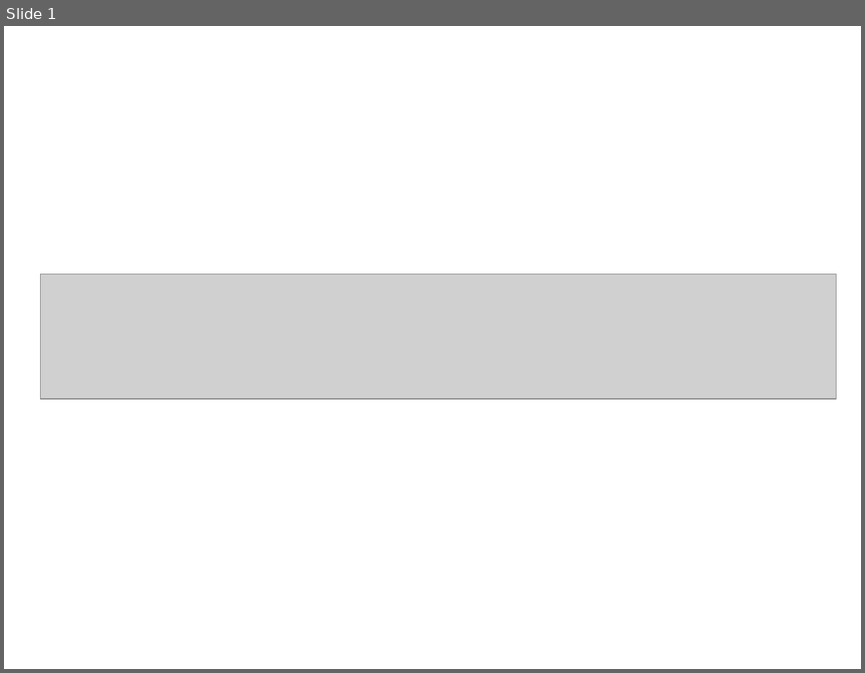
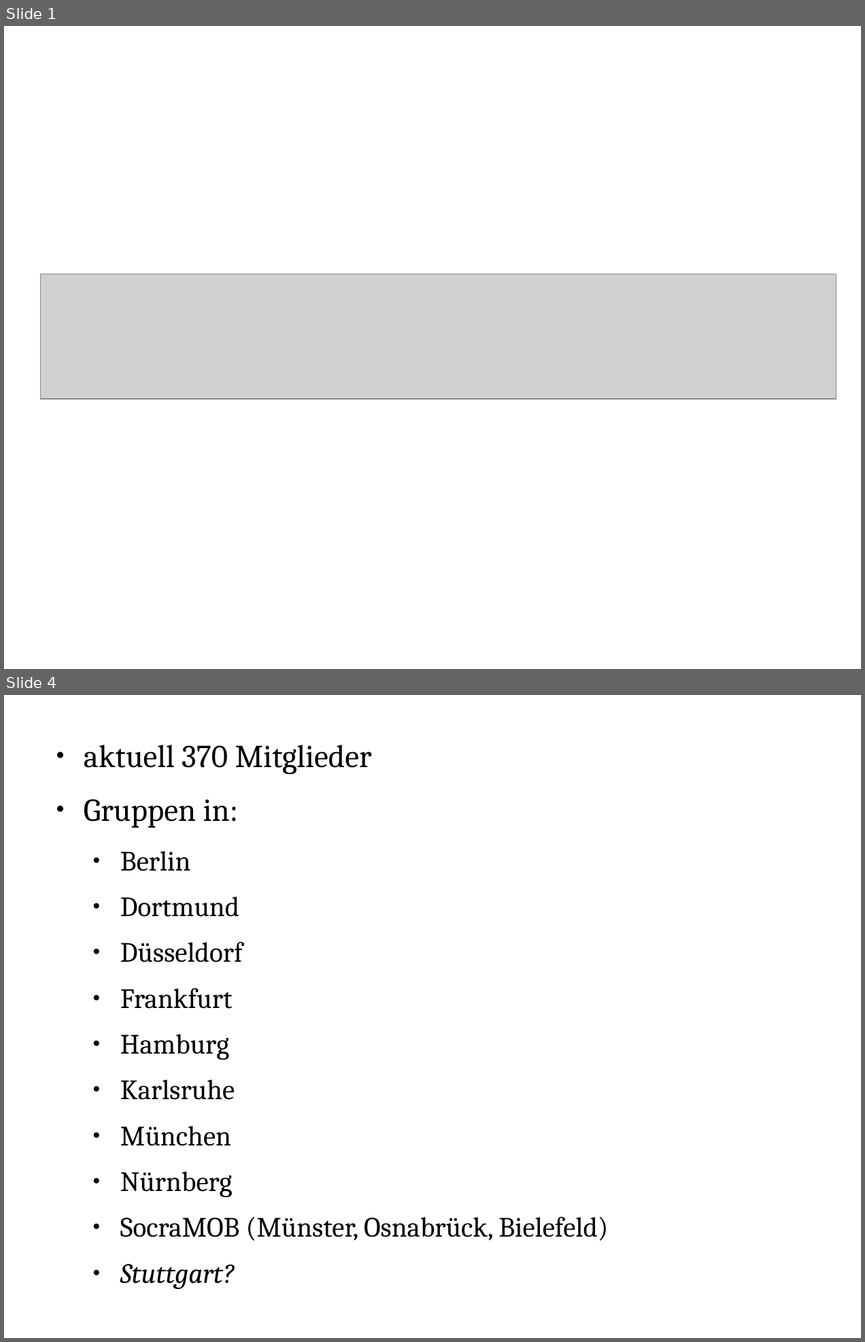
Before and after one commit to Weltraumschaf/Slides, a slide deck: Softwerkskammer-Barcamp5-Stuttgart/Softwerkskammer.odp. Shown one above the other, each under a label of ours: slide 1 before the commit, slides 1 and 4 after it; the slides between them are not shown. The pictures are 865x673 and 865x1342 pixels, drawn with LibreOffice and Linux fonts; fonts in the diff are those of the drawing; grey boxes stand for pictures. Boxes give left, top, right and bottom in pixels: in the first picture for what was removed or moved away, otherwise in the second. Text is boxed around its words. In the diff, an @@ line names an element or a change of style, - is before the commit and + after.

```diff
--- a/Softwerkskammer-Barcamp5-Stuttgart/Softwerkskammer.odp
+++ b/Softwerkskammer-Barcamp5-Stuttgart/Softwerkskammer.odp
@@ slide 4 added at <box>4,695,861,1338</box>, background #FFFFFF @@
@@ text added at <box>84,745,608,1289</box>, 25.9 pt, text #000000 @@
+● aktuell 370 Mitglieder
+● Gruppen in:
+  ● Berlin
+  ● Dortmund
+  ● Düsseldorf
+  ● Frankfurt
+  ● Hamburg
+  ● Karlsruhe
+  ● München
+  ● Nürnberg
+  ● SocraMOB (Münster, Osnabrück, Bielefeld)
+  ● Stuttgart?
```
Also in this commit, not shown: 1 slide changed, 4 other slides added, 1 slide removed, 1 other file.
